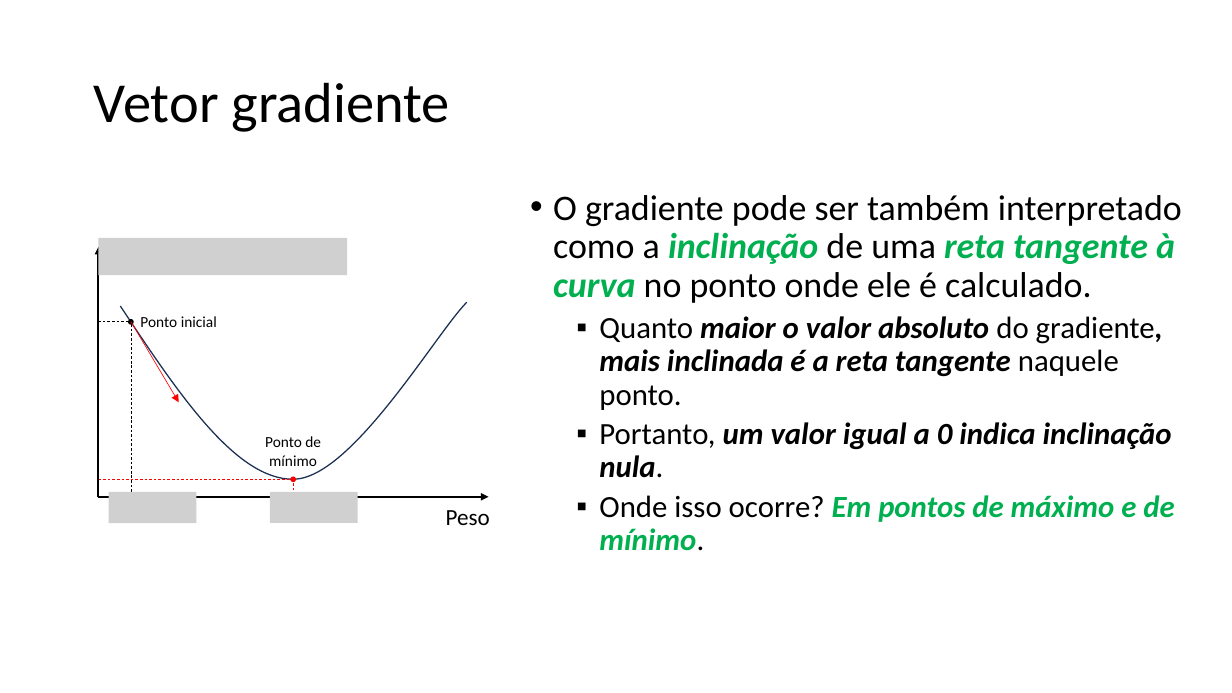
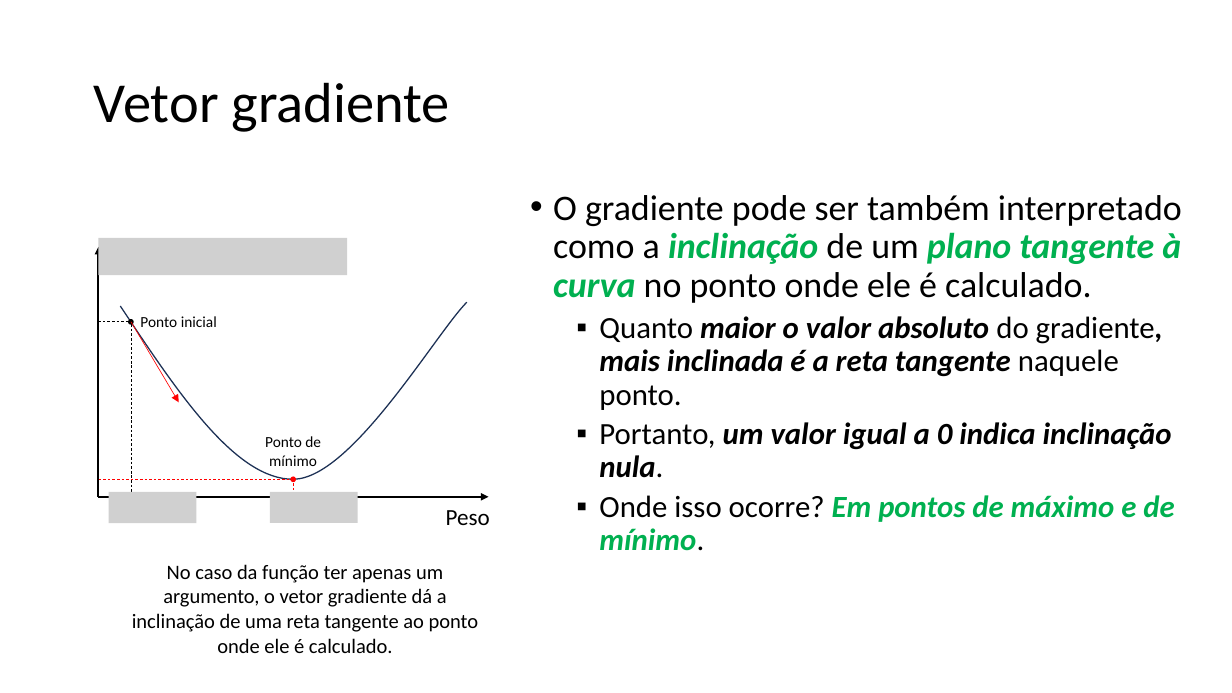
Before and after one commit to zz4fap/tp557-iot-ml, a slide deck: slide 10 of slides/TP557_6_Minimizando_o_erro.pptx. Drawn at 1232x693 pixels with LibreOffice and Linux fonts; fonts in the diff are those of the drawing; grey boxes stand for pictures. Boxes give left, top, right and bottom in pixels: in the first picture for what was removed or moved away, otherwise in the second. Text is boxed around its words. In the diff, an @@ line names an element or a change of style, - is before the commit and + after.

Commit message:
update of slides

```diff
--- a/slides/TP557_6_Minimizando_o_erro.pptx
+++ b/slides/TP557_6_Minimizando_o_erro.pptx
@@ text at <box>553,195,1182,303</box>: text changed @@
-• O gradiente pode ser também interpretado como a inclinação de uma reta tangente à curva no ponto onde ele é calculado.
+• O gradiente pode ser também interpretado como a inclinação de um plano tangente à curva no ponto onde ele é calculado.
@@ text added at <box>132,564,479,653</box>, 16 pt, text #000000 @@
+No caso da função ter apenas um argumento, o vetor gradiente dá a inclinação de uma reta tangente ao ponto onde ele é calculado.
```
Also in this commit, not shown: 1 other file.
